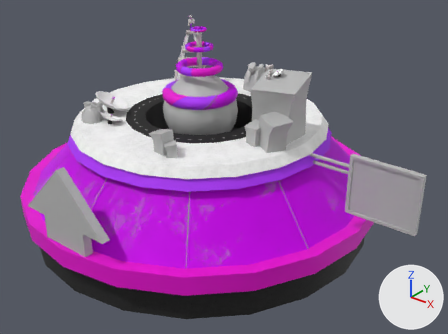
What one commit did to the FBX model Assets/Project/Puzzle_Pieces/Beam Button/FBX button.fbx.
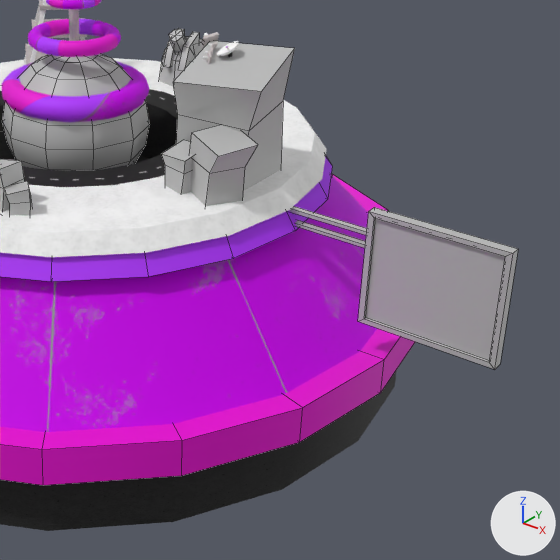
Each version is shown whole from a camera (50 mm lens) standing at (2.125, -2.447, 1.869) and looking at (0.212, -0.056, 0.386), then close up on the part from 36% to 100% of the width and 14% to 100% of the height. Lighting does not change. The marker at lower right points along +X, +Y and +Z. The close-ups show mesh edges as thin lines. Where no turn or scale is listed for an object, it has been applied to the vertices.

In view in the first close-up: 'Base_trim', 'Rotate_1_Trim', 'Screen', 'Static_NonTrims', 'rotate_2_trim'.
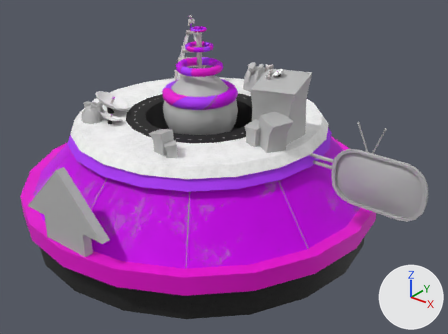
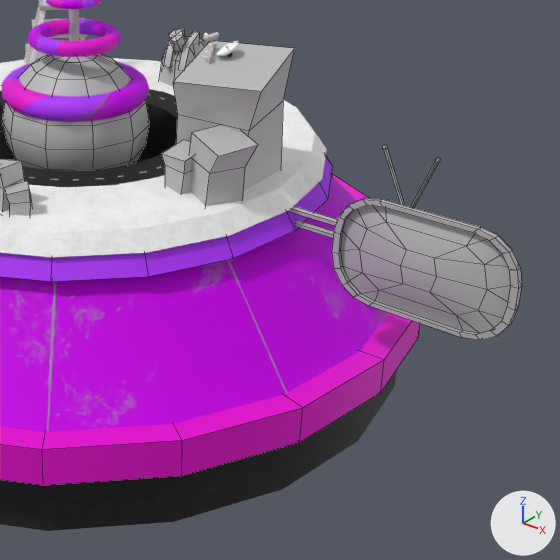
The change in detail:
Mesh me_mesh_005_1 is new.
It has 184 vertices, 179 faces and spans x -0.314..0.314, y -0.037..0.037, z -0.207..0.207.
It uses material mat_lambert1 (grey #bcbcbc).
Object 'Screen' (ob_screen) is deleted.
Object 'Screen4' (ob_screen4) is new; it shows me_mesh_005_1.
Its location is (1.01, -0.004, 0.614).

Changed parts and their boxes (x1, y1, x2, y2) in the close-ups (560 x 560 px):
'Screen4', added: after (290, 145, 522, 340)
'Screen', deleted: before (290, 206, 518, 369)
